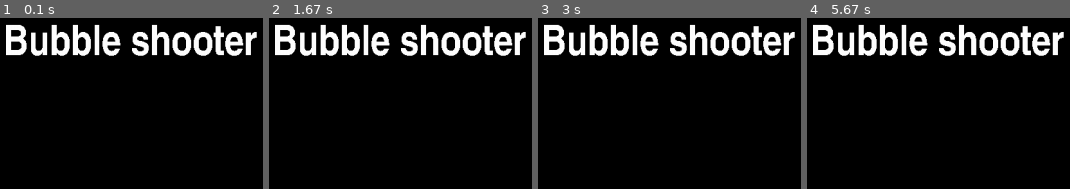
Above: before the commit, frames 1-4 (left to right).
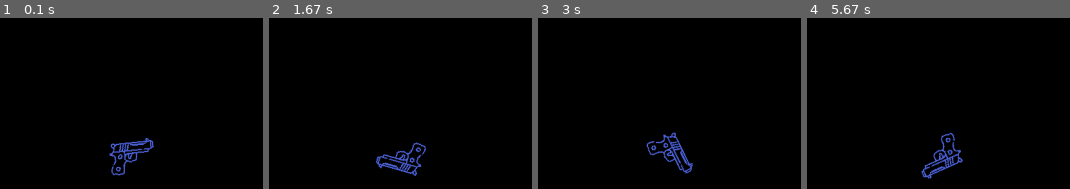
Above: after the commit, the same moments.

Repository: VorchukOleg/Project-pygame
Game: pygame game, started from rabota.py
The game is run twice, just before and just after one commit, with the same random seed, the same clock (stepped at 60 frames per second) and the same inputs.
Inputs:
- Up to frame 1 (0.1 s): no input
- Up to frame 2 (1.67 s): no input
- Up to frame 3 (3 s): no input
- Up to frame 4 (5.67 s): no input

The runs differ from the first frame. In frame 1, 10% of the frame differs, in the area x 2-98%, y 4-93%; in frame 2, 10%; in frame 3, 10%; in frame 4, 10%, in the area x 2-98%, y 4-95%.

Commit message:
class gun

Diff:
--- a/rabota.py
+++ b/rabota.py
@@ -92,6 +92,60 @@
         clock.tick(FPS)
 
 
+class Gun(pygame.sprite.Sprite):
+    def blitRotate(surf, image, pos, originPos, angle):
+
+        image_rect = image.get_rect(topleft=(pos[0] - originPos[0], pos[1] - originPos[1]))
+        offset_center_to_pivot = pygame.math.Vector2(pos) - image_rect.center
+
+        rotated_offset = offset_center_to_pivot.rotate(-angle)
+
+        rotated_image_center = (pos[0] - rotated_offset.x, pos[1] - rotated_offset.y)
+
+        rotated_image = pygame.transform.rotate(image, angle)
+        rotated_image_rect = rotated_image.get_rect(center=rotated_image_center)
+
+        surf.blit(rotated_image, rotated_image_rect)
+
+
+
+    def blitRotate2(surf, image, topleft, angle):
+        rotated_image = pygame.transform.rotate(image, angle)
+        new_rect = rotated_image.get_rect(center=image.get_rect(topleft=topleft).center)
+
+        surf.blit(rotated_image, new_rect.topleft)
+        pygame.draw.rect(surf, (255, 0, 0), new_rect, 2)
+
+
+    try:
+        image = pygame.transform.scale(load_image(random.choice(
+            ['blue.png', 'red.png', 'green.png'])), (70, 70))
+    except:
+        text = pygame.font.SysFont('Times New Roman', 50).render('image', False, (255, 255, 0))
+        image = pygame.Surface((text.get_width() + 1, text.get_height() + 1))
+        pygame.draw.rect(image, (0, 0, 255), (1, 1, *text.get_size()))
+        image.blit(text, (1, 1))
+    w, h = image.get_size()
+
+    angle = 0
+    done = False
+    while not done:
+        clock.tick(50)
+        for event in pygame.event.get():
+            if event.type == pygame.QUIT:
+                done = True
+
+        pos = (screen.get_width() / 2, screen.get_height() / 2)
+
+        screen.fill(0)
+        blitRotate(screen, image, pos, (w / 2, h / 2), angle)
+
+        angle += 2
+
+
+        pygame.display.flip()
+
+
 def game():
     running = True
     r, g, b = 0, 0, 0
Binary file added: data/blue.png
Binary file added: data/green.png
Binary file added: data/red.png
